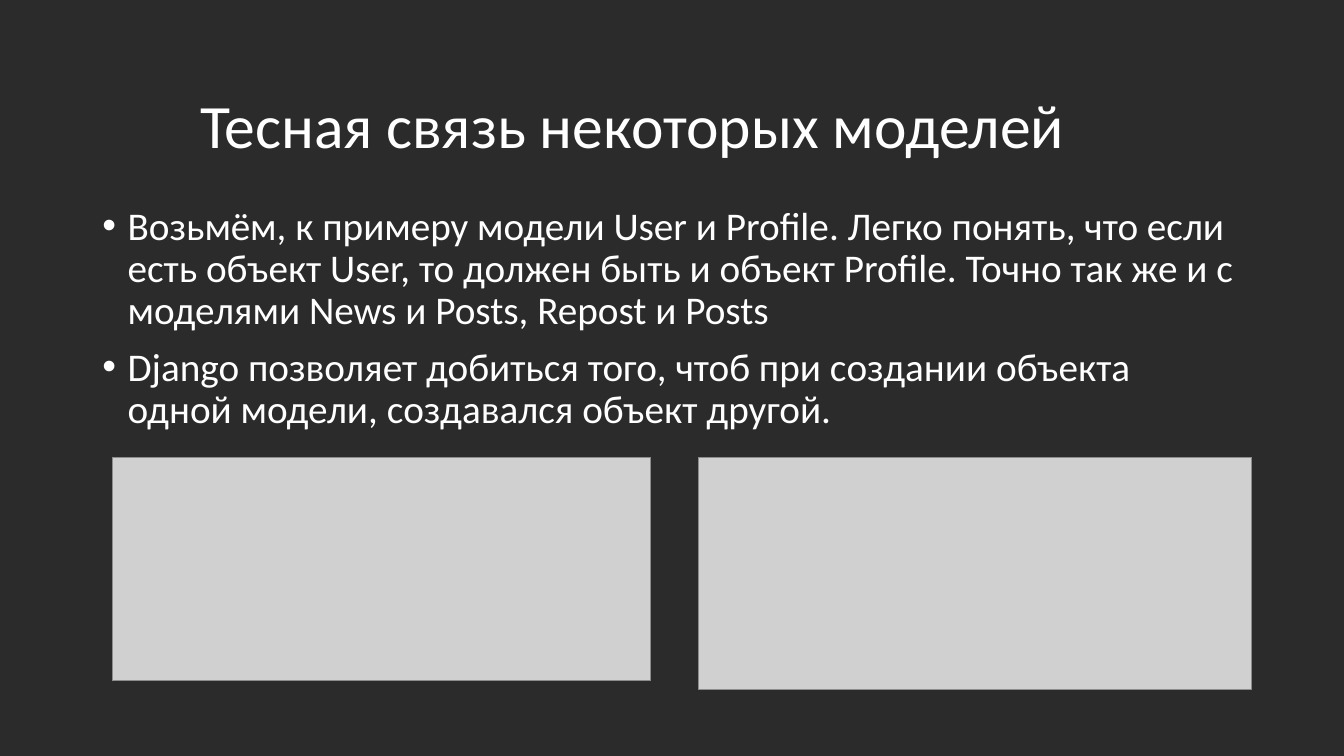
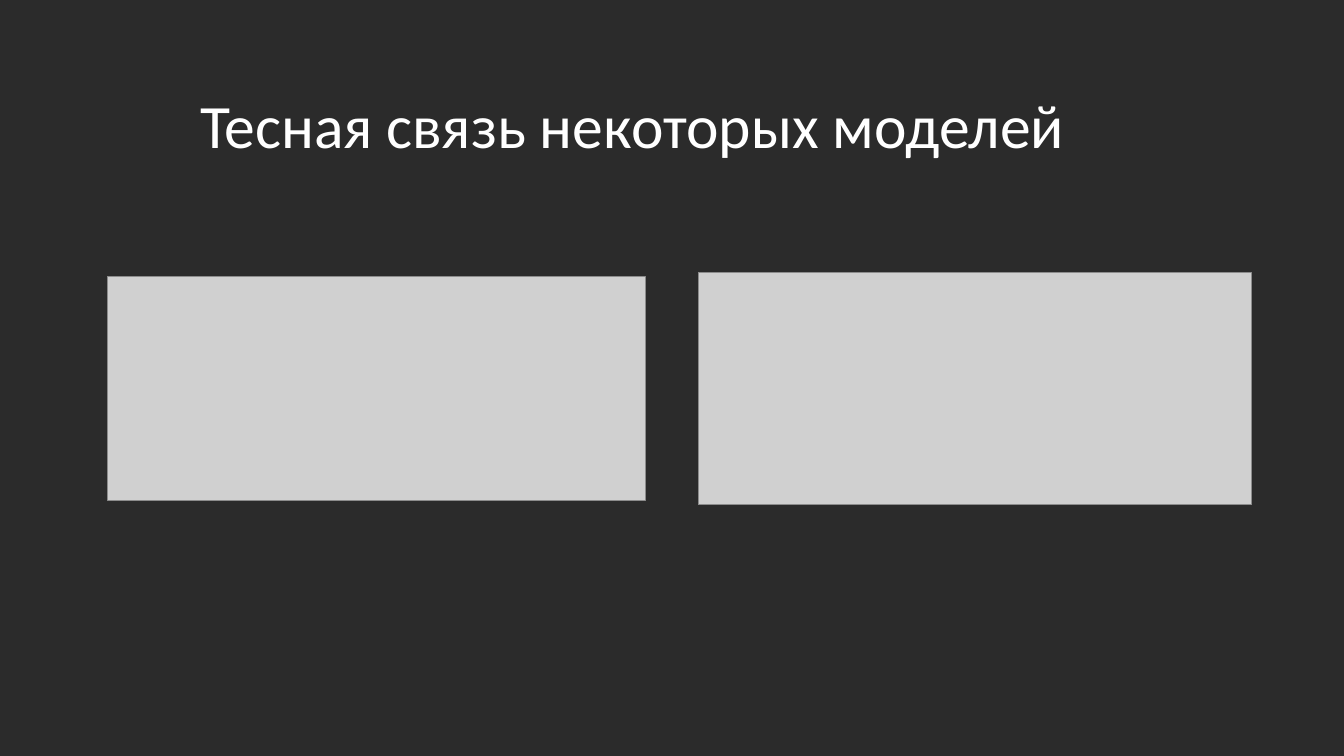
Before and after one commit to Bloodmain/WEBProjectYL, a slide deck: slide 8 of D_amp_K.pptx. Drawn at 1344x756 pixels with LibreOffice and Linux fonts; fonts in the diff are those of the drawing; grey boxes stand for pictures; background and template pictures are left out; a plain dark background stands for a picture behind light text. Boxes give left, top, right and bottom in pixels: in the first picture for what was removed or moved away, otherwise in the second. Text is boxed around its words. In the diff, an @@ line names an element or a change of style, - is before the commit and + after.

```diff
--- a/D_amp_K.pptx
+++ b/D_amp_K.pptx
@@ text removed at (128, 212, 1233, 430) @@
-• Возьмём, к примеру модели User и Profile. Легко понять, что если есть объект User, то должен быть и объект Profile. Точно так же и с моделями News и Posts, Repost и Posts
-• Django позволяет добиться того, чтоб при создании объекта одной модели, создавался объект другой.
@@ picture: place and size @@
-picture at (112, 458, 650, 682)
+picture at (107, 277, 645, 501)
@@ picture: place and size @@
-picture at (699, 458, 1252, 690)
+picture at (699, 272, 1252, 504)
```
Also in this commit, not shown: 3 other slides changed, 5 slides added, 5 slides removed, 1 other file.
